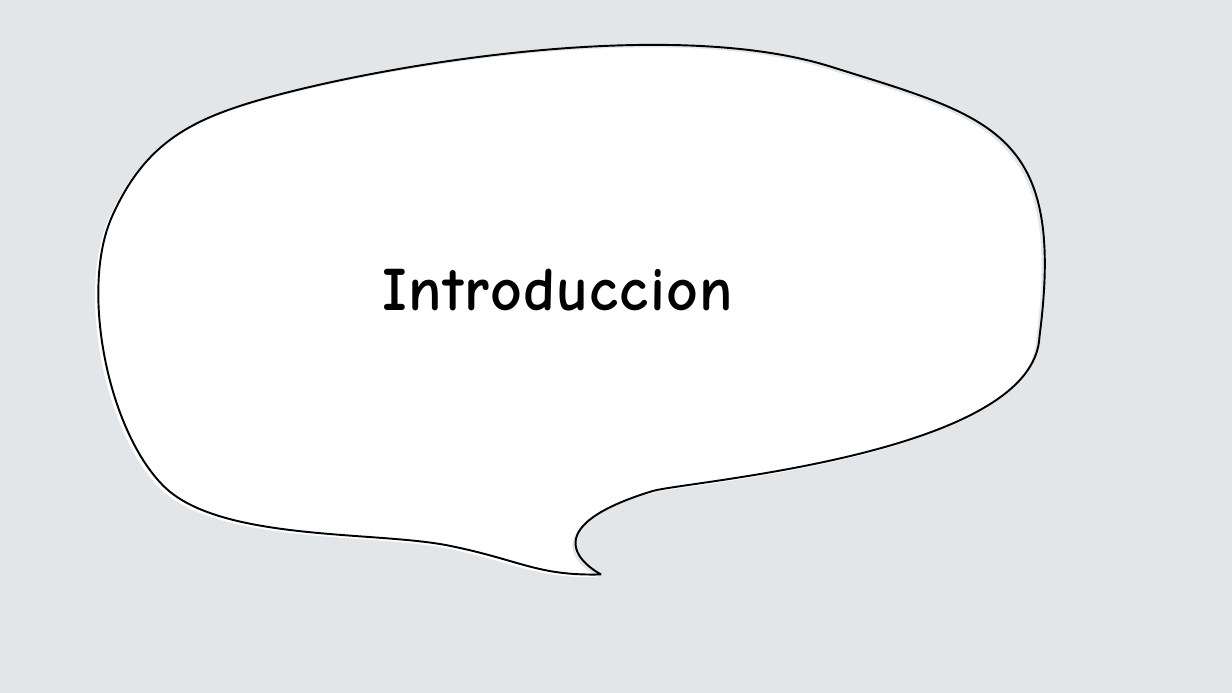
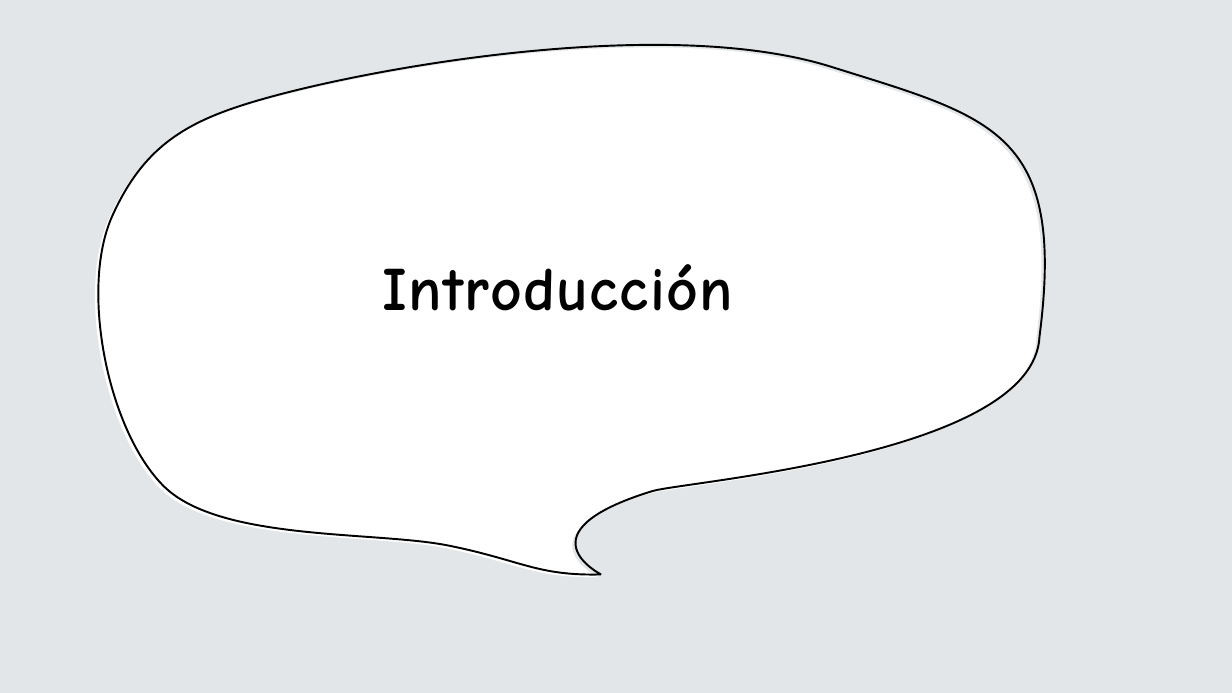
Before and after one commit to kelvin-lab/Customer-Segmentation-CLTV-Retail, a slide deck: slide 1 of Data/static/Esqueleto.pptx. Drawn at 1232x693 pixels with LibreOffice and Linux fonts; fonts in the diff are those of the drawing. Boxes give left, top, right and bottom in pixels: in the first picture for what was removed or moved away, otherwise in the second. Text is boxed around its words. In the diff, an @@ line names an element or a change of style, - is before the commit and + after.

```diff
--- a/Data/static/Esqueleto.pptx
+++ b/Data/static/Esqueleto.pptx
@@ title at [383,264,733,311]: text changed @@
-Introduccion
+Introducción
```
Also in this commit, not shown: 16 other slides changed, 2 other files.
